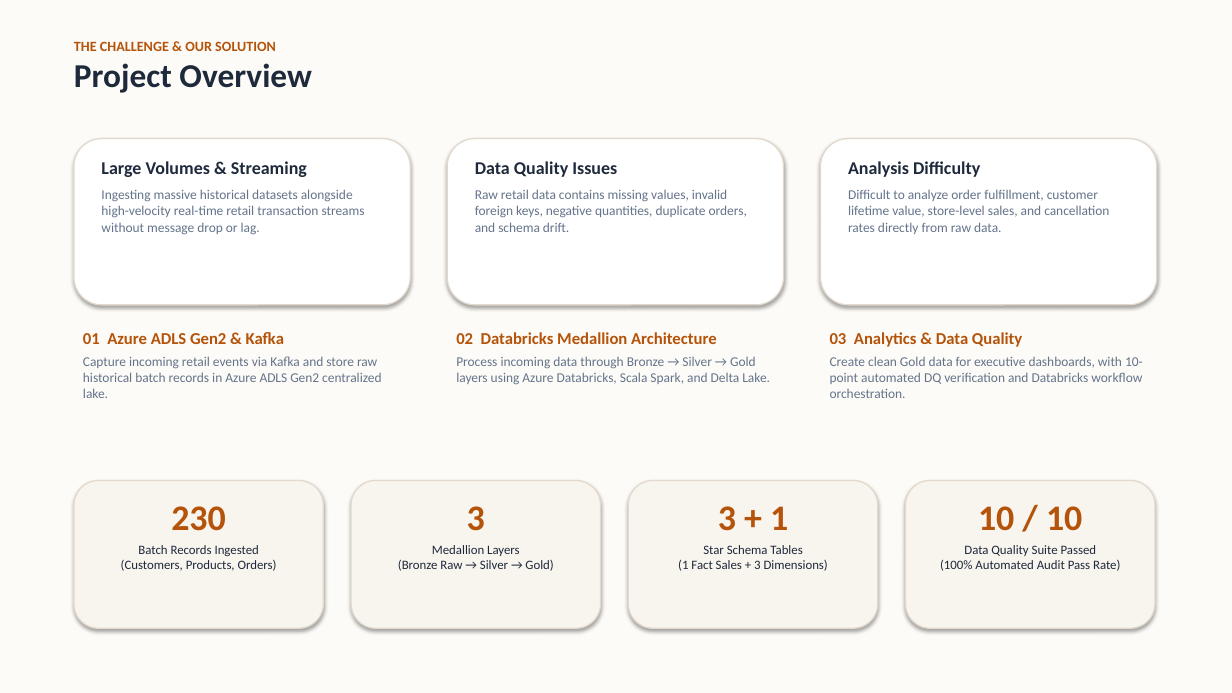
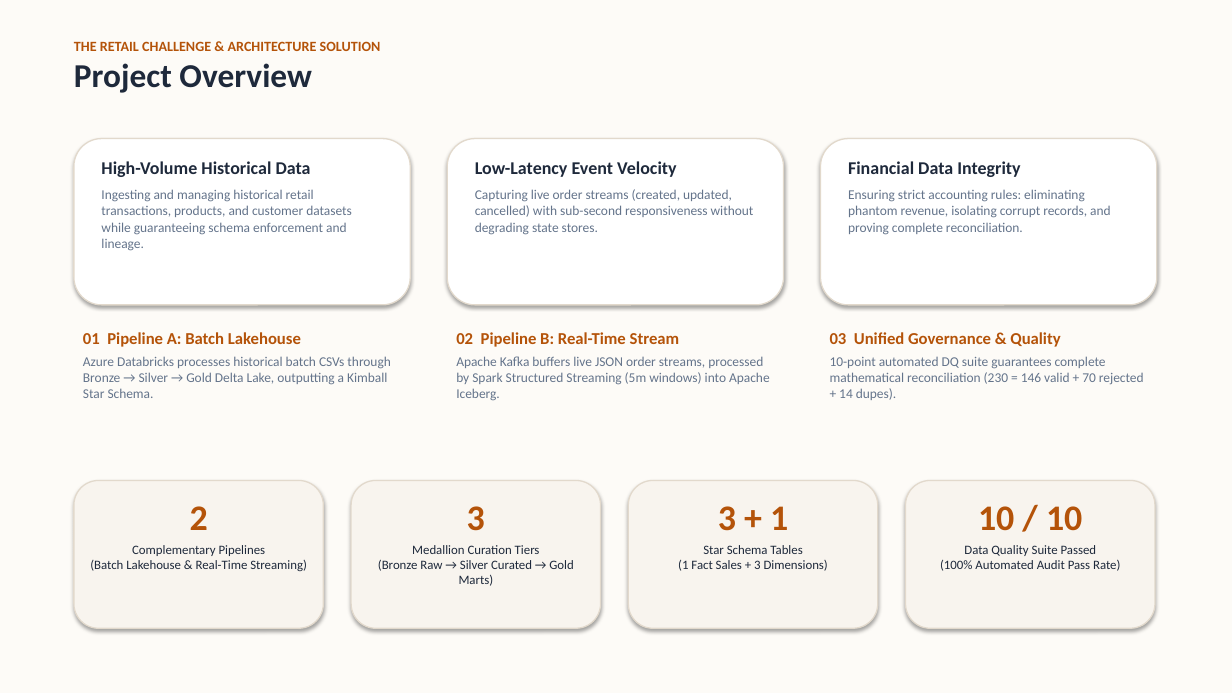
Before and after one commit to Yashchanna/PROJECT_NEXUS_Retail_Intelligence_Real-Time_Data_Analytics, a slide deck: slide 2 of PROJECT_NEXUS_Executive_Presentation.pptx. Drawn at 1232x693 pixels with LibreOffice and Linux fonts; fonts in the diff are those of the drawing. Boxes give left, top, right and bottom in pixels: in the first picture for what was removed or moved away, otherwise in the second. Text is boxed around its words. In the diff, an @@ line names an element or a change of style, - is before the commit and + after.

Commit message:
docs: restructure presentation into dual-pipeline flow with Pipeline A and Pipeline B deep-dives

```diff
--- a/PROJECT_NEXUS_Executive_Presentation.pptx
+++ b/PROJECT_NEXUS_Executive_Presentation.pptx
@@ text at (74,41,381,51): text changed @@
-THE CHALLENGE & OUR SOLUTION
+THE RETAIL CHALLENGE & ARCHITECTURE SOLUTION
@@ text at (101,161,352,251): text changed @@
-Large Volumes & Streaming
-Ingesting massive historical datasets alongside high-velocity real-time retail transaction streams without message drop or lag.
+High-Volume Historical Data
+Ingesting and managing historical retail transactions, products, and customer datasets while guaranteeing schema enforcement and lineage.
@@ text at (475,161,754,235): text changed @@
-Data Quality Issues
-Raw retail data contains missing values, invalid foreign keys, negative quantities, duplicate orders, and schema drift.
+Low-Latency Event Velocity
+Capturing live order streams (created, updated, cancelled) with sub-second responsiveness without degrading state stores.
@@ text at (848,161,1111,235): text changed @@
-Analysis Difficulty
-Difficult to analyze order fulfillment, customer lifetime value, store-level sales, and cancellation rates directly from raw data.
+Financial Data Integrity
+Ensuring strict accounting rules: eliminating phantom revenue, isolating corrupt records, and proving complete reconciliation.
@@ text at (83,332,390,398): text changed @@
-01 Azure ADLS Gen2 & Kafka
-Capture incoming retail events via Kafka and store raw historical batch records in Azure ADLS Gen2 centralized lake.
+01 Pipeline A: Batch Lakehouse
+Azure Databricks processes historical batch CSVs through Bronze → Silver → Gold Delta Lake, outputting a Kimball Star Schema.
@@ text at (456,332,770,400): text changed @@
-02 Databricks Medallion Architecture
-Process incoming data through Bronze → Silver → Gold layers using Azure Databricks, Scala Spark, and Delta Lake.
+02 Pipeline B: Real-Time Stream
+Apache Kafka buffers live JSON order streams, processed by Spark Structured Streaming (5m windows) into Apache Iceberg.
@@ text at (830,332,1144,400): text changed @@
-03 Analytics & Data Quality
-Create clean Gold data for executive dashboards, with 10-point automated DQ verification and Databricks workflow orchestration.
+03 Unified Governance & Quality
+10-point automated DQ suite guarantees complete mathematical reconciliation (230 = 146 valid + 70 rejected + 14 dupes).
@@ text at (90,506,307,571): text changed @@
-230
-Batch Records Ingested
-(Customers, Products, Orders)
+2
+Complementary Pipelines
+(Batch Lakehouse & Real-Time Streaming)
@@ text at (378,545,573,586): text changed @@
-Medallion Layers
-(Bronze Raw → Silver → Gold)
+Medallion Curation Tiers
+(Bronze Raw → Silver Curated → Gold Marts)
```
Also in this commit, not shown: 12 other slides changed, 7 slides added, 7 slides removed, 3 other files.
